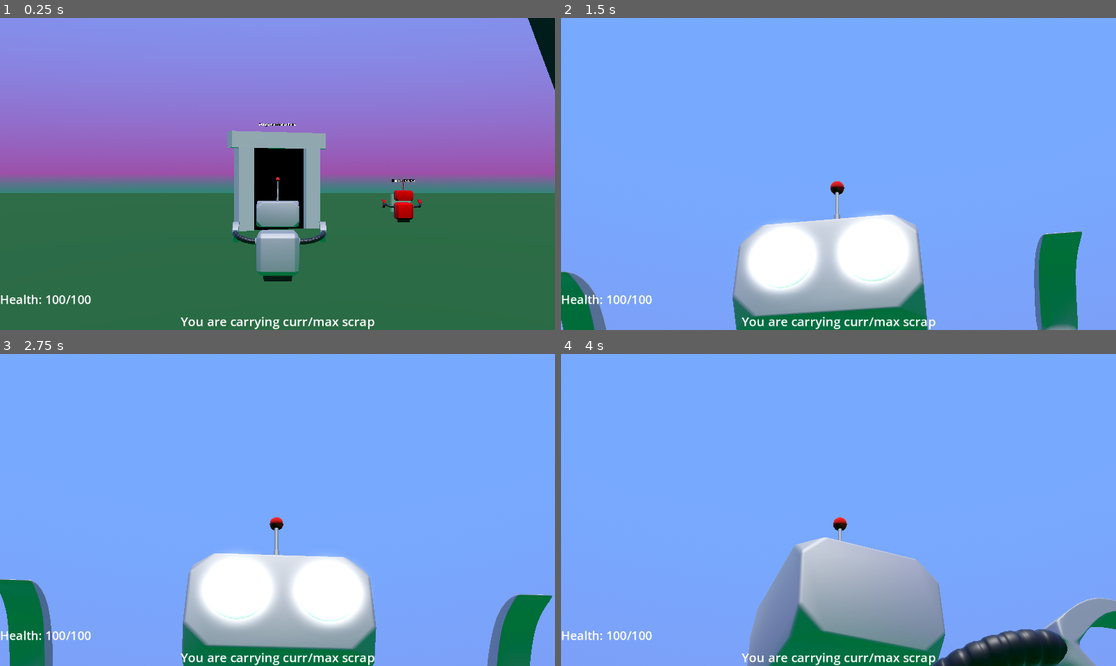
Above: before the commit, frames 1-4 (two rows, left to right).
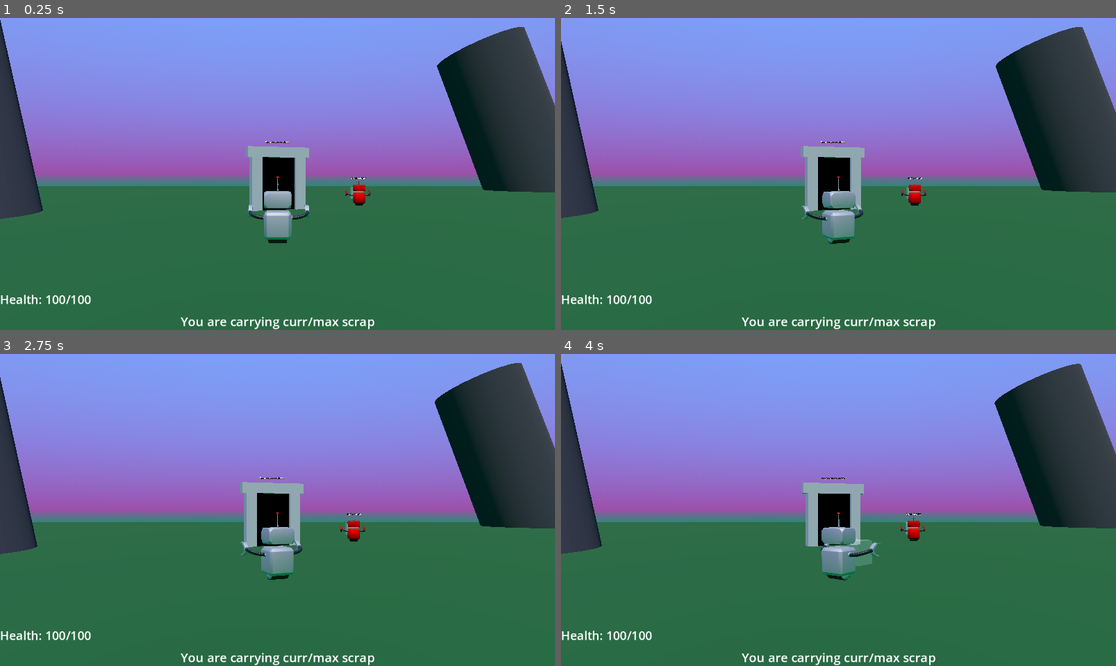
Above: after the commit, the same moments.

Repository: RedotOpenGame/game
Game: Godot game, scene res://Scenes/overworld.tscn
The game is run twice, just before and just after one commit, with the same random seed, the same clock (stepped at 60 frames per second) and the same inputs.
Inputs (mouse positions are in pixels of both pictures, inside the frame that each line leads up to):
- Up to frame 1 (0.25 s): no input
- Up to frame 2 (1.5 s): tap Enter at 0.5 s; move the mouse to (960, 158) at 0.52 s; tap A (a) at 0.6 s; click (960, 158) at 0.67 s; tap D (d) at 0.8, 1.35 s; move the mouse to (727, 189) at 1.27 s; hold \ (backslash) from 1.28 s (still down); click (727, 189) at 1.42 s
- Up to frame 3 (2.75 s): tap E (e) at 1.55, 2.1 s; move the mouse to (333, 441) at 2.02 s; release \ (backslash) at 2.03 s; click (333, 441) at 2.17 s; tap F (f) at 2.3 s
- Up to frame 4 (4 s): move the mouse to (810, 572) at 2.77 s; tap F (f) at 2.85 s; click (810, 572) at 2.92 s; tap S (s) at 3.05, 3.6 s; move the mouse to (1005, 556) at 3.52 s; hold \ (backslash) from 3.53 s (still down); click (1005, 556) at 3.67 s; tap W (w) at 3.8 s

The runs differ from the first frame. In frame 1, 19% of the frame differs, in the area x 0-100%, y 0-85%; in frame 2, 84%; in frame 3, 84%; in frame 4, 84%, in the area x 0-100%, y 3-100%.

Commit message:
survival mode

Diff:
--- /dev/null
+++ b/Scenes/Levels/survival_mode.gd
@@ -0,0 +1,40 @@
+extends Node3D
+
+@onready var enemy_spawnpoint: Marker3D = $EnemySpawnpoint
+@onready var enemies: Node3D = $Entities/Enemies
+
+#resources will spawn every new wave so player could collect them and make new bots
+
+
+var curr_wave:int = 0
+var enemy_list:Dictionary = {
+	#"Example":preload("path/to/enemy/scene.tscn"),
+	"Test_Enemy":preload("res://Scenes/entities/Enemies/test_enemy.tscn"),
+}
+var wave_structure:Dictionary = {
+	1:{"Test_Enemy":3},
+	2:"",
+	3:"",
+	4:"",
+	5:"",
+	6:"",
+	7:"",
+	8:"",
+	9:"",
+	10:"",
+}
+
+var spawn_points:int = 0
+
+func _ready() -> void:
+	new_wave()
+
+func new_wave() -> void:
+	curr_wave += 1
+	spawn_points = curr_wave * 5
+	for i in wave_structure[curr_wave]:
+
+		for j in wave_structure[curr_wave][i]:
+			var enemy = enemy_list[i].instantiate()
+			enemy.position = enemy_spawnpoint.position + Vector3(randf_range(-10, 10), 0, randf_range(-10, 10))
+			enemies.add_child(enemy)
--- /dev/null
+++ b/Scenes/Levels/survival_mode.tscn
@@ -0,0 +1,90 @@
+[gd_scene load_steps=11 format=3 uid="uid://dumawgyndqbdp"]
+
+[ext_resource type="Script" path="res://Scenes/Levels/survival_mode.gd" id="1_f1ks2"]
+[ext_resource type="PackedScene" uid="uid://b4c05mkr5u63a" path="res://Scenes/players/player_actor.tscn" id="1_ldv0p"]
+[ext_resource type="PackedScene" uid="uid://cpru4ovaf6lfm" path="res://Scenes/entities/buildings/townhall.tscn" id="2_6cym4"]
+
+[sub_resource type="ProceduralSkyMaterial" id="ProceduralSkyMaterial_f1ks2"]
+sky_top_color = Color(0.437432, 0, 0.164877, 1)
+sky_horizon_color = Color(0.492968, 0.151371, 0.088278, 1)
+sky_energy_multiplier = 5.5
+ground_bottom_color = Color(0.560784, 0.313726, 0.188235, 1)
+ground_horizon_color = Color(0.492968, 0.151371, 0.088278, 1)
+
+[sub_resource type="Sky" id="Sky_wktxd"]
+sky_material = SubResource("ProceduralSkyMaterial_f1ks2")
+
+[sub_resource type="Environment" id="Environment_b17es"]
+background_mode = 2
+sky = SubResource("Sky_wktxd")
+tonemap_mode = 2
+glow_enabled = true
+
+[sub_resource type="BoxShape3D" id="BoxShape3D_ldv0p"]
+size = Vector3(200, 1, 200)
+
+[sub_resource type="StandardMaterial3D" id="StandardMaterial3D_6cym4"]
+albedo_color = Color(0.241408, 0.13384, 0, 1)
+
+[sub_resource type="BoxMesh" id="BoxMesh_f1ks2"]
+material = SubResource("StandardMaterial3D_6cym4")
+size = Vector3(200, 1, 200)
+
+[sub_resource type="LabelSettings" id="LabelSettings_wktxd"]
+font_size = 40
+outline_size = 5
+outline_color = Color(0.18359, 0.18359, 0.18359, 1)
+
+[node name="SurvivalMode" type="Node3D"]
+script = ExtResource("1_f1ks2")
+
+[node name="WorldEnvironment" type="WorldEnvironment" parent="."]
+environment = SubResource("Environment_b17es")
+
+[node name="DirectionalLight3D" type="DirectionalLight3D" parent="."]
+transform = Transform3D(-0.866025, -0.482963, 0.12941, 0, 0.258819, 0.965926, -0.5, 0.836516, -0.224144, 0, 0, 0)
+light_energy = 1.2
+shadow_enabled = true
+
+[node name="PlayerActor" parent="." instance=ExtResource("1_ldv0p")]
+transform = Transform3D(1, 0, 0, 0, 1, 0, 0, 0, 1, 0, 1.47333, 0)
+
+[node name="Entities" type="Node3D" parent="."]
+
+[node name="Enemies" type="Node3D" parent="Entities"]
+
+[node name="Buildings" type="Node3D" parent="Entities"]
+
+[node name="Townhall" parent="Entities/Buildings" instance=ExtResource("2_6cym4")]
+transform = Transform3D(1, 0, 0, 0, 1, 0, 0, 0, 1, 0, 2.56968, 19.0687)
+
+[node name="Floor1" type="StaticBody3D" parent="."]
+collision_layer = 4
+collision_mask = 3
+
+[node name="CollisionShape3D" type="CollisionShape3D" parent="Floor1"]
+transform = Transform3D(1, 0, 0, 0, 1, 0, 0, 0, 1, 3.51312, 0, 0)
+shape = SubResource("BoxShape3D_ldv0p")
+
+[node name="MeshInstance3D" type="MeshInstance3D" parent="Floor1"]
+mesh = SubResource("BoxMesh_f1ks2")
+
+[node name="CanvasLayer" type="CanvasLayer" parent="."]
+
+[node name="WaveCounter" type="Label" parent="CanvasLayer"]
+anchors_preset = 5
+anchor_left = 0.5
+anchor_right = 0.5
+offset_left = -20.0
+offset_right = 20.0
+offset_bottom = 23.0
+grow_horizontal = 2
+text = "Wave:"
+label_settings = SubResource("LabelSettings_wktxd")
+
+[node name="Intermission" type="Timer" parent="."]
+
+[node name="EnemySpawnpoint" type="Marker3D" parent="."]
+transform = Transform3D(1, 0, 0, 0, 1, 0, 0, 0, 1, 0.22682, 2.72236, -40.909)
+
+[node name="ResourceSpawnpoint" type="Marker3D" parent="."]
--- a/Scenes/entities/NPC/follower_v_2.gd
+++ b/Scenes/entities/NPC/follower_v_2.gd
@@ -47,7 +47,7 @@
 		var horizontal_offset := (c - r / 2.0) * column_spacing
 
 		# Calculate target position relative to leader
-		var preffered_position = _leader.global_position + Vector3(horizontal_offset, 0, (r + 1) * row_spacing).rotated(Vector3(0, 1, 0), _leader.camera_control.global_rotation.y)
+		var preffered_position = _leader.global_position + Vector3(horizontal_offset, 0, (r + 1) * row_spacing).rotated(Vector3(0, 1, 0), _leader.cam_yaw.global_rotation.y)
 		var direction = (preffered_position - global_position).normalized()
 
 		if global_position.distance_to(preffered_position) < movement_speed / 32:
--- /dev/null
+++ b/Scenes/entities/buildings/townhall.gd
@@ -0,0 +1,21 @@
+extends CharacterBody3D
+
+var max_health:float = 500
+var health:float = max_health
+@onready var progressbar_health: ProgressBar = $ProgressbarHealth
+
+func _ready() -> void:
+	progressbar_health.max_value = max_health
+	progressbar_health.value = health
+
+
+
+func damage_func(amount:float) -> void:
+	health -= amount
+	progressbar_health.value = health
+	if health <= 0:
+		death()
+
+
+func death() -> void:
+	queue_free()
--- /dev/null
+++ b/Scenes/entities/buildings/townhall.tscn
@@ -0,0 +1,34 @@
+[gd_scene load_steps=5 format=3 uid="uid://cpru4ovaf6lfm"]
+
+[ext_resource type="Script" path="res://Scenes/entities/buildings/townhall.gd" id="1_25rbt"]
+
+[sub_resource type="StandardMaterial3D" id="StandardMaterial3D_fkefe"]
+albedo_color = Color(0, 1, 0, 1)
+
+[sub_resource type="PrismMesh" id="PrismMesh_25rbt"]
+material = SubResource("StandardMaterial3D_fkefe")
+size = Vector3(4, 4, 4)
+
+[sub_resource type="BoxShape3D" id="BoxShape3D_8g3we"]
+size = Vector3(4, 4, 4)
+
+[node name="Townhall" type="CharacterBody3D" groups=["Ally", "Important"]]
+collision_layer = 4
+collision_mask = 43
+script = ExtResource("1_25rbt")
+
+[node name="MeshInstance3D" type="MeshInstance3D" parent="."]
+mesh = SubResource("PrismMesh_25rbt")
+
+[node name="CollisionShape3D" type="CollisionShape3D" parent="."]
+shape = SubResource("BoxShape3D_8g3we")
+
+[node name="Label3D" type="Label3D" parent="."]
+transform = Transform3D(1, 0, 0, 0, 1, 0, 0, 0, 1, 0, 2.489, 0)
+billboard = 1
+text = "I am townhall. Protect me from threats!"
+font_size = 50
+
+[node name="ProgressbarHealth" type="ProgressBar" parent="."]
+offset_right = 309.0
+offset_bottom = 57.0
--- /dev/null
+++ b/Scenes/meshes/survival_mode_enter.gd
@@ -0,0 +1,6 @@
+extends StaticBody3D
+
+
+func _on_touch_me_body_entered(body: Node3D) -> void:
+	if body.name == "PlayerActor":
+		get_tree().call_deferred("change_scene_to_file", "res://Scenes/Levels/survival_mode.tscn")
--- /dev/null
+++ b/Scenes/meshes/survival_mode_enter.tscn
@@ -0,0 +1,61 @@
+[gd_scene load_steps=8 format=3 uid="uid://bjiqjoitv764c"]
+
+[ext_resource type="Script" path="res://Scenes/meshes/survival_mode_enter.gd" id="1_ywr0v"]
+
+[sub_resource type="StandardMaterial3D" id="StandardMaterial3D_htvmp"]
+albedo_color = Color(1, 0.54902, 0, 1)
+
+[sub_resource type="BoxMesh" id="BoxMesh_4iene"]
+material = SubResource("StandardMaterial3D_htvmp")
+size = Vector3(0.8, 5, 0.8)
+
+[sub_resource type="BoxShape3D" id="BoxShape3D_ywr0v"]
+size = Vector3(2.82031, 4.51703, 0.208984)
+
+[sub_resource type="StandardMaterial3D" id="StandardMaterial3D_mwekb"]
+blend_mode = 3
+albedo_color = Color(0, 0, 0, 1)
+
+[sub_resource type="BoxMesh" id="BoxMesh_htvmp"]
+material = SubResource("StandardMaterial3D_mwekb")
+size = Vector3(2.8, 4.5, 0.2)
+
+[sub_resource type="BoxShape3D" id="BoxShape3D_p250r"]
+size = Vector3(4, 5, 0.1)
+
+[node name="SurvivalModeEnter" type="StaticBody3D"]
+script = ExtResource("1_ywr0v")
+
+[node name="Pillar1" type="MeshInstance3D" parent="."]
+transform = Transform3D(1, 0, 0, 0, 1, 0, 0, 0, 1, 1.79652, 2.27647, 0)
+mesh = SubResource("BoxMesh_4iene")
+
+[node name="Pillar2" type="MeshInstance3D" parent="."]
+transform = Transform3D(1, 0, 0, 0, 1, 0, 0, 0, 1, -1.75781, 2.27647, 0)
+mesh = SubResource("BoxMesh_4iene")
+
+[node name="Pillar3" type="MeshInstance3D" parent="."]
+transform = Transform3D(-4.37114e-08, 1, 0, -1, -4.37114e-08, 0, 0, 0, 1, -0.00245929, 4.71061, 0)
+mesh = SubResource("BoxMesh_4iene")
+
+[node name="TouchMe" type="Area3D" parent="."]
+
+[node name="CollisionShape3D" type="CollisionShape3D" parent="TouchMe"]
+transform = Transform3D(1, 0, 0, 0, 1, 0, 0, 0, 1, 0, 2.07632, 0)
+shape = SubResource("BoxShape3D_ywr0v")
+
+[node name="MeshInstance3D" type="MeshInstance3D" parent="TouchMe"]
+transform = Transform3D(1, 0, 0, 0, 1, 0, 0, 0, 1, 0, 2.06007, 0)
+mesh = SubResource("BoxMesh_htvmp")
+
+[node name="CollisionShape3D" type="CollisionShape3D" parent="."]
+transform = Transform3D(1, 0, 0, 0, 1, 0, 0, 0, 1, 0, 2.28409, 0)
+shape = SubResource("BoxShape3D_p250r")
+
+[node name="Label3D" type="Label3D" parent="."]
+transform = Transform3D(1, 0, 0, 0, 1, 0, 0, 0, 1, 0, 5.5265, 0)
+billboard = 1
+text = "Survival mode here!"
+font_size = 48
+
+[connection signal="body_entered" from="TouchMe" to="." method="_on_touch_me_body_entered"]
--- a/Scenes/misc/resource_pile.gd
+++ b/Scenes/misc/resource_pile.gd
@@ -1,11 +1,14 @@
 extends CharacterBody3D
 
-
+@export var scrap:int = 20
 var track_body:CharacterBody3D #meant to track player mostly
 
 func interaction() -> void:
 	if is_instance_valid(track_body):
 		track_body.get_scrap(1)
+		scrap -= 1
+		if scrap <= 0:
+			queue_free()
 
 func _on_interaction_area_body_entered(body: Node3D) -> void:
 	if body.name == "PlayerActor":
--- a/Scenes/overworld.tscn
+++ b/Scenes/overworld.tscn
@@ -1,8 +1,9 @@
-[gd_scene load_steps=15 format=3 uid="uid://clpvr1kbs1f52"]
+[gd_scene load_steps=16 format=3 uid="uid://clpvr1kbs1f52"]
 
 [ext_resource type="PackedScene" uid="uid://b4c05mkr5u63a" path="res://Scenes/players/player_actor.tscn" id="1_ccpx5"]
 [ext_resource type="PackedScene" uid="uid://bevcp75fxaeuc" path="res://Scenes/meshes/dungeon_entrance.tscn" id="2_bbigu"]
 [ext_resource type="PackedScene" uid="uid://d2h2qa3y4k0mp" path="res://Scenes/entities/Enemies/test_enemy.tscn" id="3_1ww8i"]
+[ext_resource type="PackedScene" uid="uid://bjiqjoitv764c" path="res://Scenes/meshes/survival_mode_enter.tscn" id="3_s368d"]
 
 [sub_resource type="ProceduralSkyMaterial" id="ProceduralSkyMaterial_v4ybm"]
 sky_top_color = Color(0.363219, 0.53037, 1, 1)
@@ -142,6 +143,9 @@
 [node name="DungeonEntrance" parent="Objects" instance=ExtResource("2_bbigu")]
 transform = Transform3D(0.937045, 0, 0.34921, 0, 1, 0, -0.34921, 0, 0.937045, 0, 0, -14.3544)
 
+[node name="SurvivalModeEnter" parent="Objects" instance=ExtResource("3_s368d")]
+transform = Transform3D(-0.119374, 0, -0.992849, 0, 1, 0, 0.992849, 0, -0.119374, 14.8514, 0, 0)
+
 [node name="TestEnemy" parent="." instance=ExtResource("3_1ww8i")]
 transform = Transform3D(1, 0, 0, 0, 1, 0, 0, 0, 1, 6.71138, 1.45254, -16.0271)
 max_health = 100.0
--- a/Scenes/players/player_actor.gd
+++ b/Scenes/players/player_actor.gd
@@ -12,7 +12,7 @@
 @onready var camera_control: Node3D = $CameraControl
 @onready var springArm = $CameraControl/Yaw/Pitch/SpringArm3D
 @onready var character = $characterMesh
-const SPEED = 5.0
+@export var SPEED = 6.5
 const JUMP_VELOCITY = 4.5
 const CAMERA_CONSTRAITS:Vector2 = Vector2(90, 180) #constraints for up and down camera movement(which doesn't let you look upwards)
 const CAMERA_SCALE_CONSTRAINTS:Vector2 = Vector2(4, 40.0) #how far or close the camera may be
@@ -42,21 +42,21 @@
 			ignore_first_input = false
 	if event is InputEventMouseButton:
 		if event.button_index == 4:
-			springArm.spring_length = max(springArm.spring_length - 0.1, CAMERA_SCALE_CONSTRAINTS.x)
+			springArm.spring_length = max(springArm.spring_length - 0.2, CAMERA_SCALE_CONSTRAINTS.x)
 		if event.button_index == 5:
-			springArm.spring_length = min(springArm.spring_length + 0.1, CAMERA_SCALE_CONSTRAINTS.y)
+			springArm.spring_length = min(springArm.spring_length + 0.2, CAMERA_SCALE_CONSTRAINTS.y)
 
 	if Input.is_action_just_released("right_click"):
 		ignore_first_input = true
 
 	if Input.is_action_just_pressed("["):
-		camera_control.rotation.y -= deg_to_rad(45)
+		cam_yaw.rotation.y -= deg_to_rad(45)
 	if Input.is_action_just_pressed("]"):
-		camera_control.rotation.y += deg_to_rad(45)
+		cam_yaw.rotation.y += deg_to_rad(45)
 	if Input.is_action_just_pressed("backslash"):
-		camera_control.rotation.x = deg_to_rad(40)
-		camera_control.rotation.y = 0
-		camera.position.y = 8
+		cam_pitch.rotation.x = 0
+		cam_yaw.rotation.y = 0
+		springArm.spring_length = 15
 
 	if Input.is_action_just_pressed("f"):
 		var throwable = followers.front()
--- a/Scenes/players/player_actor.tscn
+++ b/Scenes/players/player_actor.tscn
@@ -179,7 +179,7 @@
 margin = 0.5
 
 [node name="Camera3D" type="Camera3D" parent="CameraControl/Yaw/Pitch/SpringArm3D"]
-fov = 30.0
+fov = 45.0
 
 [connection signal="body_entered" from="characterMesh/DamageArea" to="." method="_on_area_3d_body_entered"]
 [connection signal="body_entered" from="HostileSeeker" to="." method="_on_hostile_seeker_body_entered"]
--- a/project.godot
+++ b/project.godot
@@ -29,6 +29,7 @@
 Player="player node. Self-explainatory. For easier time retrieving him."
 Ally="get all allies into this group."
 Hostile="meant to track all hostiles for easier time retrieving."
+Important="Meant for the AI to mark something as important. They will try and interact with it with higher priority"
 
 [input]
 
Not shown: 1 places in Scenes/Levels/gameplay.tscn that only renumber resources
